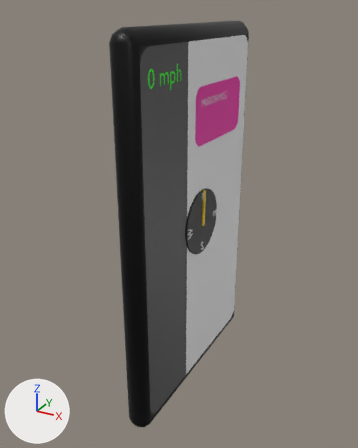
Two versions of the FBX model AK_ATV_Simulator/Assets/assets for truckbed parking/hudPhone_roundedfixed.fbx, one commit apart.
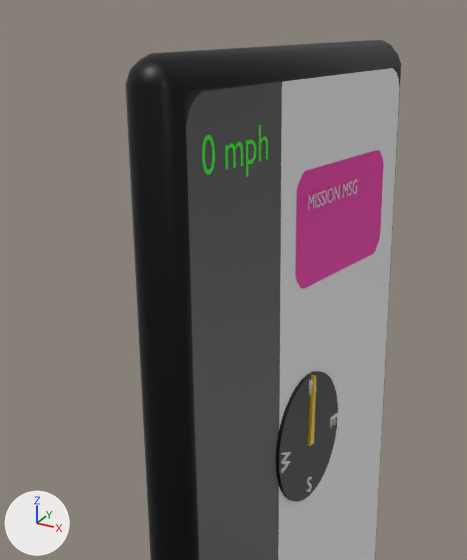
There are two pictures of each version: one whole from a camera (50 mm lens) standing at (3.36, -6.13, 2.95) and looking at (0.05, -0.11, -0.07), one close up on the part from 13% to 79% of the width and 0% to 63% of the height. Lighting does not change. The marker at lower left points along +X, +Y and +Z. Vertices at the same position are counted once.

In view in the first close-up: 'compass', 'compass direction', 'east', 'missionText', 'mph', 'msgbox', 'phone'.
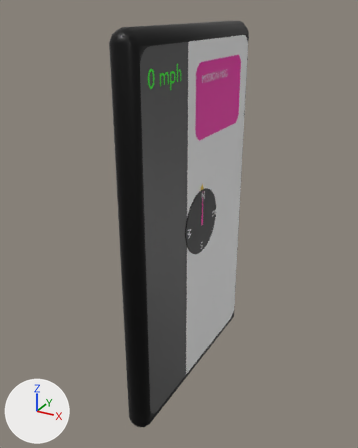
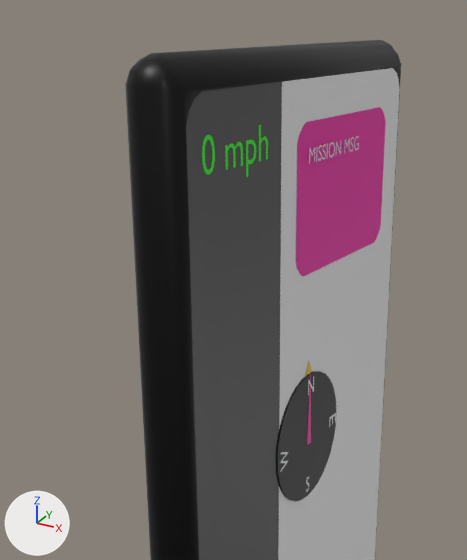
Patch to the scene script:
```diff
--- a/AK_ATV_Simulator/Assets/assets for truckbed parking/hudPhone_roundedfixed.fbx.py
+++ b/AK_ATV_Simulator/Assets/assets for truckbed parking/hudPhone_roundedfixed.fbx.py
@@ me_plane @@
 me_plane.from_pydata(...)  # 16 vertices, 1 face; spans x 0.37, y -0.228..1.271, z 1.165..1.971
-me_plane.materials.append(mat_material_002)  # pink #e707a2
+# me_plane part 1
+for i in [*range(0, 4), *range(8, 12)]: me_plane.vertices[i].co += Vector((0.0, 0.0, -0.221))
+me_plane.materials.append(mat_targetcolor)  # pink #e707a2
@@ me_text_001 @@
-me_text_001.from_pydata(...)  # 314 vertices, 455 faces; spans x 0.39..0.41, y -0.471..0.471, z -0.452..0.471
+me_text_001.from_pydata(...)  # 157 vertices, 149 faces; spans x 0.391, y -0.471..0.471, z -0.452..0.471
+# me_text_001 part 4: the loose piece of 244 vertices spanning x 0.39..0.41, y -0.044..0.014, z -0.452..-0.328 is rebuilt with 122 vertices and now spans x 0.391, y -0.044..0.014, z -0.452..-0.328
+# me_text_001 part 5: the loose piece of 26 vertices spanning x 0.39..0.41, y -0.471..-0.349, z -0.1..0.055 is rebuilt with 13 vertices and now spans x 0.391, y -0.471..-0.349, z -0.1..0.055
+# me_text_001 part 6: the loose piece of 24 vertices spanning x 0.39..0.41, y 0.35..0.471, z -0.052..0.034 is rebuilt with 12 vertices and now spans x 0.391, y 0.35..0.471, z -0.052..0.034
+# me_text_001 part 7: the loose piece of 20 vertices spanning x 0.39..0.41, y -0.039..0.055, z 0.35..0.471 is rebuilt with 10 vertices and now spans x 0.391, y -0.039..0.055, z 0.35..0.471
@@ me_cylinder @@
 me_cylinder.from_pydata(...)  # 64 vertices, 34 faces; spans x 0.245..0.395, y -0.5..0.5, z -0.5..0.5
+# me_cylinder part 3: the whole mesh is moved by (-0.012, 0.0, 0.0)
 me_cylinder.materials.append(mat_compapss)
@@ me_cube_003 @@
 me_cube_003.from_pydata(...)  # 8 vertices, 6 faces; spans x 0.197..0.433, y -0.033..0.033, z -0.059..0.502
 # verts and faces of me_cube_003; kept vertices keep their numbers, new ones are numbered from 8
-me_cube_003.materials.append(mat_material)  # yellow #e7c107
+# me_cube_003 part 2
+delete_vertices([*range(0, 8)])  # with the faces that use them
+verts[8] = (0.387, 0.033, -0.059)  # pixel (310, 442)
+verts[9] = (0.387, 0.005, 0.497)  # pixel (310, 374)
+verts[10] = (0.387, -0.033, -0.059)  # pixel (307, 445)
+verts[11] = (0.387, -0.002, 0.498)  # pixel (310, 374)
+faces += [(8, 9, 11, 10)]
+me_cube_003.materials.append(mat_targetcolor)  # pink #e707a2
@@ me_compasspip @@
+me_compasspip.from_pydata([(0.3736, 0.0554, 0.5017), (0.3736, 0.0028, 0.6064), (0.3736, -0.0566, 0.5017), (0.3736, 0.0018, 0.6081)], [], [(2, 0, 1, 3)])
+me_compasspip.materials.append(mat_material)  # yellow #e7c107
@@ ob_msgbox @@
 ob_msgbox = bpy.data.objects.new('msgbox', me_plane)
-ob_msgbox.location = (0.0, 0.0, 0.0)
+ob_msgbox.location = (0.0, 0.0, 0.311)
@@ ob_missiontext @@
 ob_missiontext = bpy.data.objects.new('missionText', me_text_005)
-ob_missiontext.location = (0.39, -0.1, 1.707)
+ob_missiontext.location = (0.39, -0.1, 2.018)
 ob_missiontext.rotation_euler = (-1.571, 0.0, -1.571)  # degrees (-90, 0, -90)
@@ ob_compass_pip @@
+ob_compass_pip = bpy.data.objects.new('compass pip', me_compasspip)
+ob_compass_pip.location = (0.0, 0.0, 0.0)
```

Location of each change, [x1, y1, x2, y2] in pixels of the close-ups (467 x 560 px):
'msgbox', recoloured, reshaped, moved (21% taller): before [296, 150, 384, 289]; after [296, 107, 385, 276]
'compass', mesh moved: before [276, 371, 338, 502]; after [276, 371, 336, 501]
'missionText', moved: before [308, 180, 357, 211]; after [309, 136, 359, 164]
'compass direction', reshaped: before [308, 374, 316, 446]; after [307, 375, 311, 445]
'east', reshaped: before [281, 380, 338, 492]; after [280, 377, 336, 492]
'compass pip', added: after [306, 361, 312, 376]
part 4 of me_text_001, rebuilt (43% narrower): before [306, 477, 312, 492]; after [306, 477, 309, 492]
part 5 of me_text_001, rebuilt (18% narrower): before [281, 452, 291, 473]; after [280, 452, 288, 472]
part 6 of me_text_001, rebuilt: before [330, 413, 338, 428]; after [329, 413, 336, 427]
part 7 of me_text_001, rebuilt: before [309, 380, 313, 396]; after [308, 377, 314, 395]
